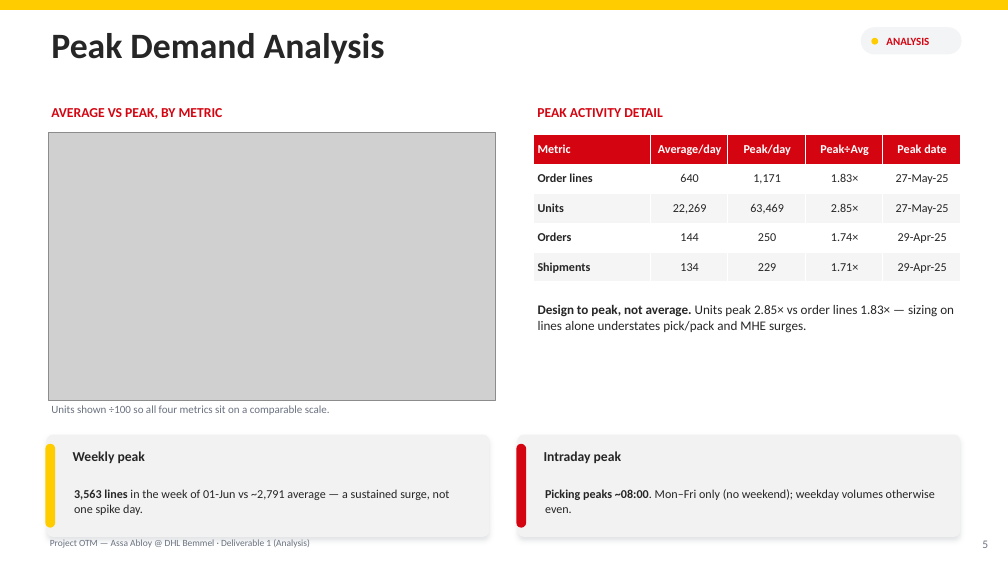
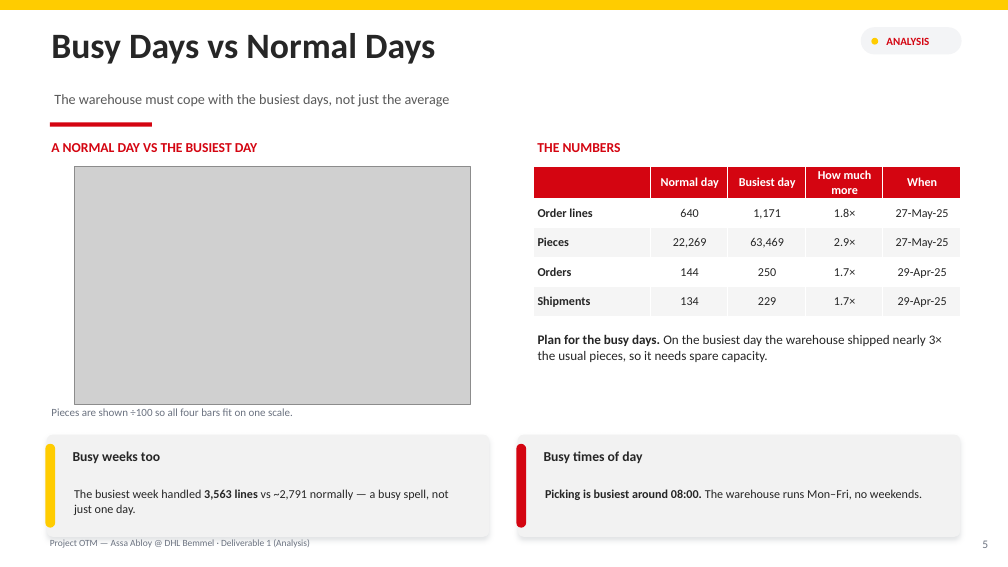
Before and after one commit to glebpankov2005-coder/Operations-Management-, a slide deck: slide 5 of deliverables/DHL Group 3 Milestone 1 (v2).pptx. Drawn at 1008x567 pixels with LibreOffice and Linux fonts; fonts in the diff are those of the drawing; grey boxes stand for pictures. Boxes give left, top, right and bottom in pixels: in the first picture for what was removed or moved away, otherwise in the second. Text is boxed around its words. In the diff, an @@ line names an element or a change of style, - is before the commit and + after.

```diff
--- a/deliverables/DHL Group 3 Milestone 1 (v2).pptx
+++ b/deliverables/DHL Group 3 Milestone 1 (v2).pptx
@@ text at box(51, 33, 435, 64): text changed @@
-Peak Demand Analysis
+Busy Days vs Normal Days
@@ text removed at box(51, 108, 223, 119) @@
-AVERAGE VS PEAK, BY METRIC
@@ text added at box(54, 94, 450, 107), 13.5 pt, text #595959 @@
+The warehouse must cope with the busiest days, not just the average
@@ text removed at box(537, 108, 663, 117) @@
-PEAK ACTIVITY DETAIL
@@ rectangle added at box(50, 123, 152, 127), fill #D40511 @@
@@ text added at box(51, 143, 257, 152), 13 pt, text #D40511, bold @@
+A NORMAL DAY VS THE BUSIEST DAY
@@ text added at box(537, 143, 621, 152), 13 pt, text #D40511, bold @@
+THE NUMBERS
@@ picture: place and size @@
-picture at box(49, 132, 496, 401)
+picture at box(74, 166, 470, 405)
@@ table at box(533, 166, 959, 314) @@
-row 1: Metric | Average/day | Peak/day | Peak÷Avg | Peak date
+row 1:  | Normal day | Busiest day | How much more | When
-row 2, column 4: 1.83×
+row 2, column 4: 1.8×
-row 3, column 1: Units
+row 3, column 1: Pieces
-row 3, column 4: 2.85×
+row 3, column 4: 2.9×
-row 4, column 4: 1.74×
+row 4, column 4: 1.7×
-row 5, column 4: 1.71×
+row 5, column 4: 1.7×
@@ table: place and size @@
-table at box(533, 135, 959, 282)
+table at box(533, 166, 959, 314)
@@ text removed at box(538, 304, 954, 333) @@
-Design to peak, not average. Units peak 2.85× vs order lines 1.83× — sizing on lines alone understates pick/pack and MHE surges.
@@ text added at box(538, 334, 942, 362), 12.5 pt, text #262626 @@
+Plan for the busy days. On the busiest day the warehouse shipped nearly 3× the usual pieces, so it needs spare capacity.
@@ text at box(51, 408, 293, 416): text changed @@
-Units shown ÷100 so all four metrics sit on a comparable scale.
+Pieces are shown ÷100 so all four bars fit on one scale.
@@ text at box(73, 451, 160, 463): text changed @@
-Weekly peak
+Busy weeks too
@@ text at box(544, 451, 642, 463): text changed @@
-Intraday peak
+Busy times of day
@@ text at box(74, 489, 449, 515): text changed @@
-3,563 lines in the week of 01-Jun vs ~2,791 average — a sustained surge, not one spike day.
+The busiest week handled 3,563 lines vs ~2,791 normally — a busy spell, not just one day.
@@ text at box(545, 489, 922, 500): text changed @@
-Picking peaks ~08:00. Mon–Fri only (no weekend); weekday volumes otherwise even.
+Picking is busiest around 08:00. The warehouse runs Mon–Fri, no weekends.
```
Also in this commit, not shown: 6 other slides changed, 1 slide added, 1 slide removed, 1 other file.
